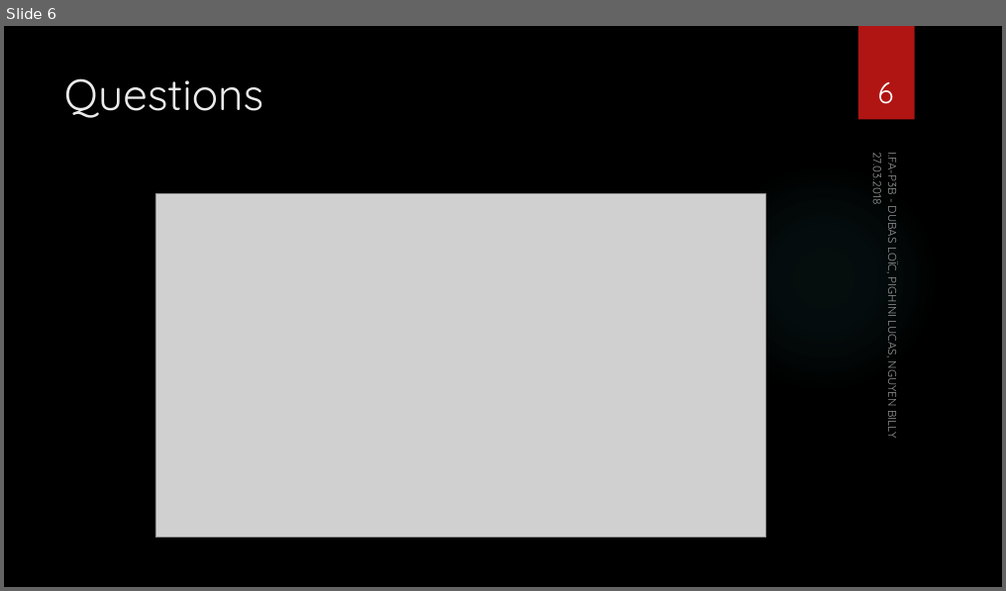
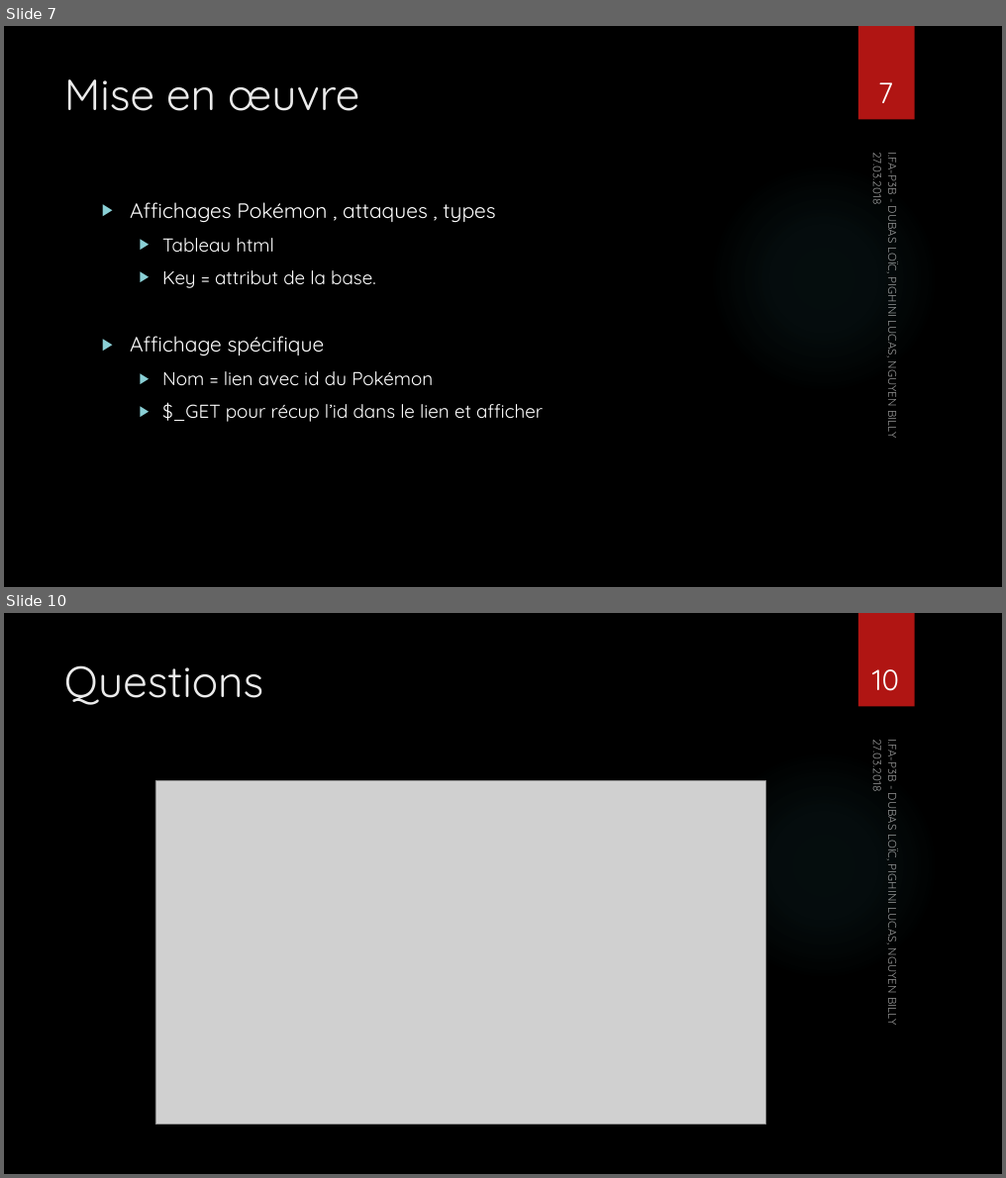
Before and after one commit to BillyNgu/pokedex, a slide deck: Documentation/Pokedex_presentation.pptx. Shown one above the other, each under a label of ours: slide 6 before the commit, slides 7 and 10 after it; the slides between them are not shown. The pictures are 1006x591 and 1006x1178 pixels, drawn with LibreOffice and Linux fonts; fonts in the diff are those of the drawing; grey boxes stand for pictures; background and template pictures are left out. Boxes give left, top, right and bottom in pixels: in the first picture for what was removed or moved away, otherwise in the second. Text is boxed around its words. In the diff, an @@ line names an element or a change of style, - is before the commit and + after.

```diff
--- a/Documentation/Pokedex_presentation.pptx
+++ b/Documentation/Pokedex_presentation.pptx
@@ slide 7 added at box(4, 26, 1002, 587), background picture (left out); not listed: 2 template elements that a slide beside it also shows @@
@@ title added at box(64, 79, 359, 111), 42 pt, text #EBEBEB @@
+Mise en œuvre
@@ page number added at box(878, 82, 893, 103), 28 pt, text #FFFFFF @@
+7
@@ text added at box(869, 157, 886, 204), 11 pt, text #FFFFFF at 60% opacity @@
+27.03.2018
@@ text added at box(885, 156, 902, 438), 11 pt, text #FFFFFF at 60% opacity @@
+I.FA-P3B - DUBAS LOÏC, PIGHINI LUCAS, NGUYEN BILLY
@@ text added at box(130, 202, 543, 422), 18 pt, text #FFFFFF @@
+▶ Affichages Pokémon , attaques , types
+  ▶ Tableau html
+  ▶ Key = attribut de la base.
+▶ Affichage spécifique
+  ▶ Nom = lien avec id du Pokémon
+  ▶ $_GET pour récup l’id dans le lien et afficher
@@ what was slide 6 is now slide 10 @@
@@ page number at box(872, 669, 899, 691): text changed @@
-6
+10
```
Also in this commit, not shown: 1 slide changed, 3 other slides added.
